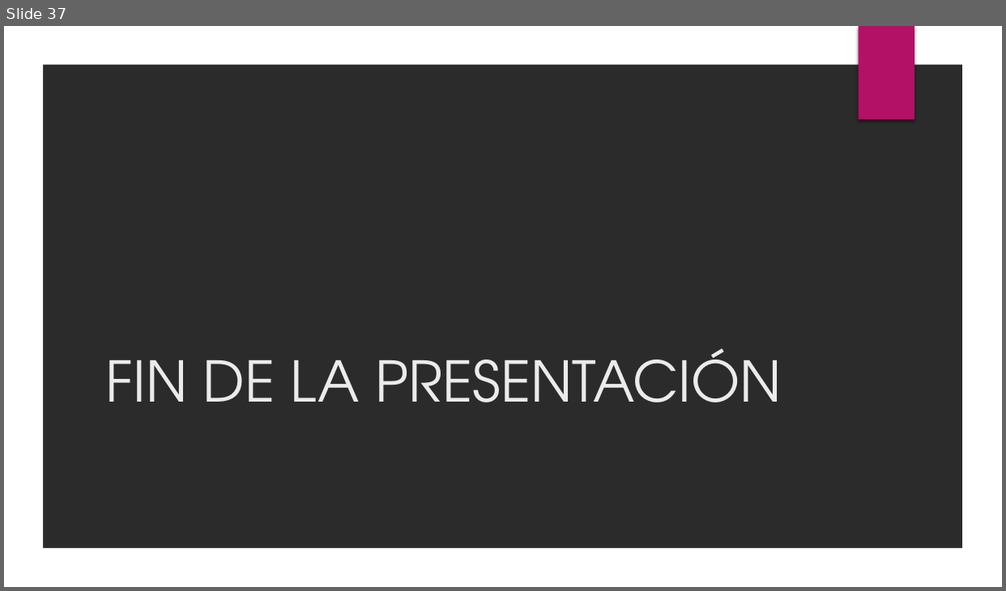
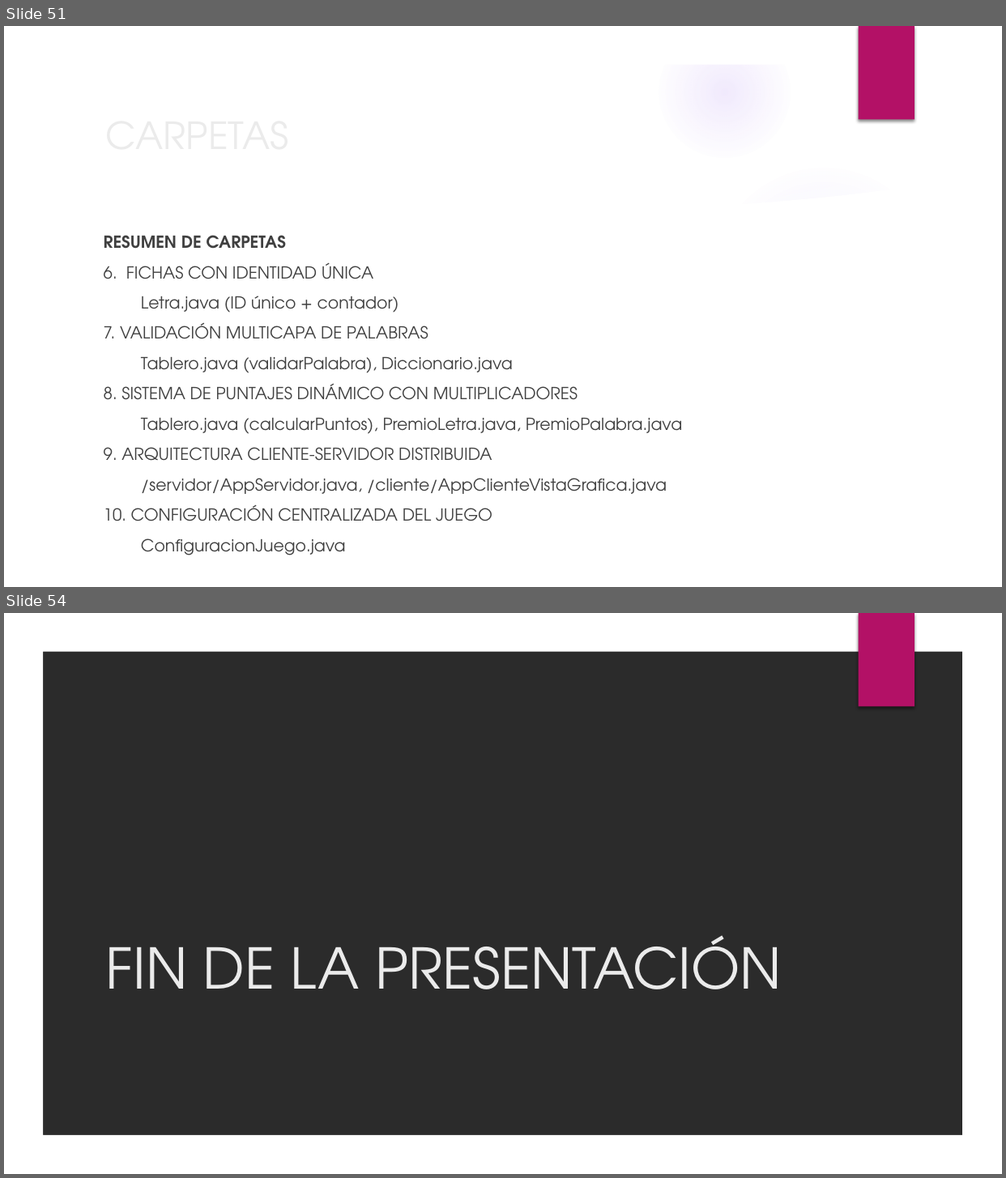
Before and after one commit to BinaryJuan/scrabble-poo, a slide deck: SCRABBLE.pptx. Shown one above the other, each under a label of ours: slide 37 before the commit, slides 51 and 54 after it; the slides between them are not shown. The pictures are 1006x591 and 1006x1178 pixels, drawn with LibreOffice and Linux fonts; fonts in the diff are those of the drawing; background and template pictures are left out; a plain dark background stands for a picture behind light text. Boxes give left, top, right and bottom in pixels: in the first picture for what was removed or moved away, otherwise in the second. Text is boxed around its words. In the diff, an @@ line names an element or a change of style, - is before the commit and + after.

```diff
--- a/SCRABBLE.pptx
+++ b/SCRABBLE.pptx
@@ slide 51 added at [4,26,1002,587], background picture (left out); not listed: 2 template elements that a slide beside it also shows @@
@@ title added at [98,105,816,163], 36 pt, text #EBEBEB @@
+CARPETAS
@@ group added at [4,27,971,587]: 5 ellipses, 2 freeform shapes @@
@@ text added at [104,235,683,556], 16 pt, text #404040 @@
+RESUMEN DE CARPETAS
+6. FICHAS CON IDENTIDAD ÚNICA
+Letra.java (ID único + contador)
+7. VALIDACIÓN MULTICAPA DE PALABRAS
+Tablero.java (validarPalabra), Diccionario.java
+8. SISTEMA DE PUNTAJES DINÁMICO CON MULTIPLICADORES
+Tablero.java (calcularPuntos), PremioLetra.java, PremioPalabra.java
+9. ARQUITECTURA CLIENTE-SERVIDOR DISTRIBUIDA
+/servidor/AppServidor.java, /cliente/AppClienteVistaGrafica.java
+10. CONFIGURACIÓN CENTRALIZADA DEL JUEGO
+ConfiguracionJuego.java
@@ what was slide 37 is now slide 54 @@
```
Also in this commit, not shown: 1 slide changed, 16 other slides added, 10 other files.
